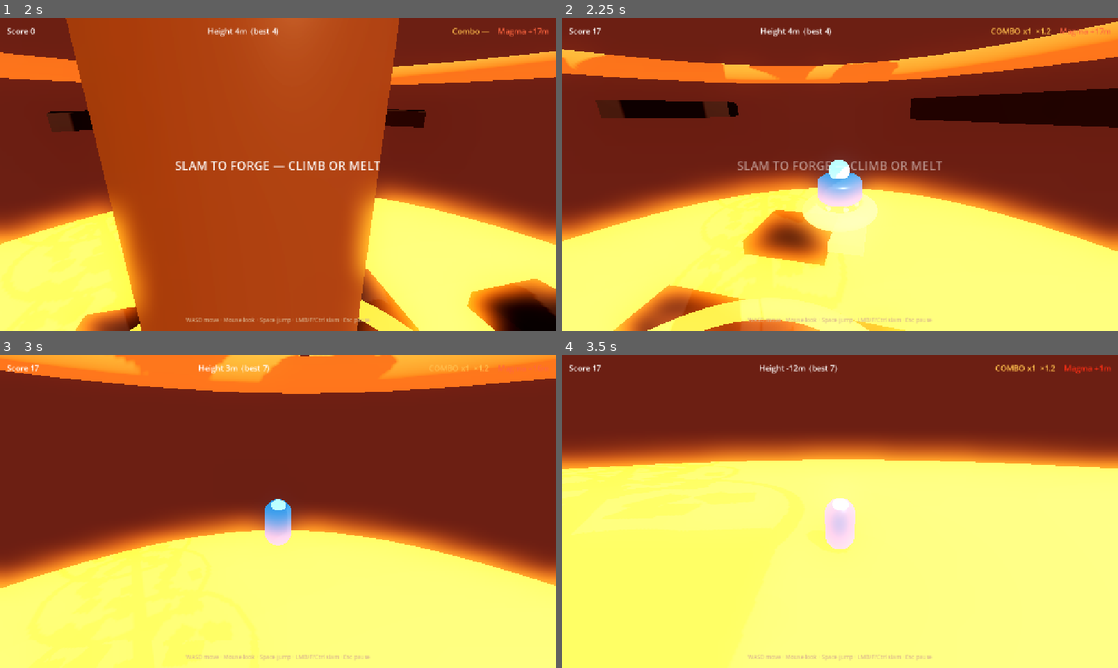
Above: before the commit, frames 1-4 (two rows, left to right).
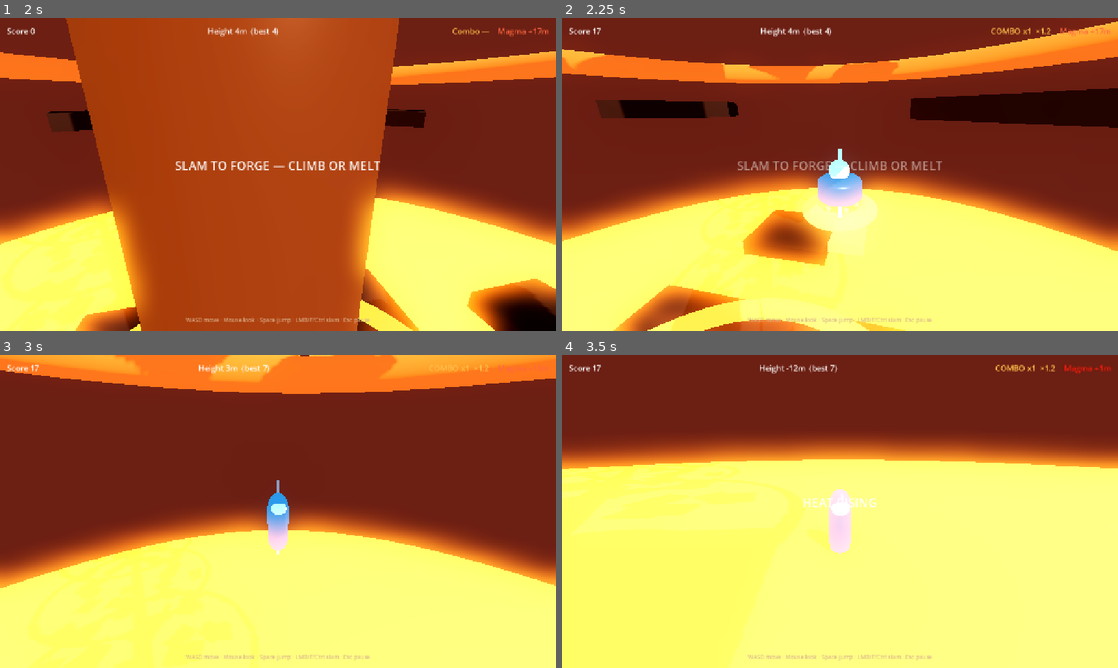
Above: after the commit, the same moments.

Repository: bwritten95-stack/slamforge
Game: Godot game, scene res://scenes/ui/main_menu.tscn
Two runs of this game, one before a commit and one after it. Both use one fixed random seed, a clock stepped at 60 frames per second and the inputs below.
Inputs (mouse positions are in pixels of both pictures, inside the frame that each line leads up to):
- Up to frame 1 (2 s): click "Enter the Forge" at 0.5 s; move the mouse to (305, 174) at 1.27 s; hold W (move_forward) from 1.28 s (still down); click (305, 174) at 1.35 s; tap Space (jump) at 1.52 s
- Up to frame 2 (2.25 s): keep holding W (move_forward); move the mouse to (812, 174) at 2.02 s; click (812, 174) at 2.1 s
- Up to frame 3 (3 s): keep holding W (move_forward); tap Space (jump) at 2.27 s; move the mouse to (289, 505) at 2.77 s; click (289, 505) at 2.85 s
- Up to frame 4 (3.5 s): keep holding W (move_forward)

Frame 1 is identical in both runs. In frame 2, less than 0.1% of the frame differs, in the area x 48-52%, y 41-64%; in frame 3, 0.3%; in frame 4, 0.5%, in the area x 43-57%, y 42-64%.

Commit message:
Ship v0.2: web export, forge juice, lose-cap
Web preset + HTTP smoke, forge pad lights, slam streak, combo/heat HUD
pulse, and --lose-cap for result media. Ready for tagged release.

Diff:
--- a/scripts/arena/arena.gd
+++ b/scripts/arena/arena.gd
@@ -29,7 +29,10 @@
 	_style_magma()
 	_spawn_player()
 	_beacon.body_entered.connect(_on_beacon)
-	if "--autoplay" in OS.get_cmdline_user_args() or "--ship-test" in OS.get_cmdline_user_args():
+	var args := OS.get_cmdline_user_args()
+	if "--lose-cap" in args:
+		add_child(preload("res://scripts/systems/lose_cap.gd").new())
+	elif "--autoplay" in args or "--ship-test" in args:
 		add_child(preload("res://scripts/systems/ship_test.gd").new())
 
 func _spawn_player() -> void:
--- a/scripts/arena/forge_pad.gd
+++ b/scripts/arena/forge_pad.gd
@@ -21,9 +21,16 @@
 	var shape := BoxShape3D.new()
 	shape.size = Vector3(size, 0.35, size)
 	_col.shape = shape
+	var light := OmniLight3D.new()
+	light.light_color = Color(1.0, 0.45, 0.15, 1)
+	light.light_energy = 2.8
+	light.omni_range = size * 2.2
+	light.position = Vector3(0.0, 0.6, 0.0)
+	add_child(light)
 	scale = Vector3(0.2, 0.2, 0.2)
 	var tw := create_tween()
 	tw.tween_property(self, "scale", Vector3.ONE, 0.12).set_trans(Tween.TRANS_BACK).set_ease(Tween.EASE_OUT)
+	tw.parallel().tween_property(light, "light_energy", 0.6, 0.45)
 
 func _process(delta: float) -> void:
 	_life -= delta
--- a/scripts/player/player.gd
+++ b/scripts/player/player.gd
@@ -122,6 +122,10 @@
 			velocity.x *= 0.35
 			velocity.z *= 0.35
 		_camera.fov = _base_fov + 14.0
+		_spawn_slam_streak()
+
+	if _slamming:
+		_mesh.scale = _mesh.scale.lerp(Vector3(0.75, 1.35, 0.75), 0.2)
 
 	move_and_slide()
 
@@ -160,6 +164,25 @@
 	var tw := create_tween()
 	tw.tween_property(_mesh, "scale", Vector3.ONE, 0.18).set_trans(Tween.TRANS_BACK)
 	_spawn_slam_burst()
+
+func _spawn_slam_streak() -> void:
+	var streak := MeshInstance3D.new()
+	var box := BoxMesh.new()
+	box.size = Vector3(0.15, 1.4, 0.15)
+	streak.mesh = box
+	streak.position = Vector3(0.0, 0.9, 0.0)
+	var mat := StandardMaterial3D.new()
+	mat.albedo_color = Color(0.4, 0.75, 1.0, 0.7)
+	mat.emission_enabled = true
+	mat.emission = Color(0.3, 0.7, 1.0, 1)
+	mat.emission_energy_multiplier = 3.0
+	mat.transparency = BaseMaterial3D.TRANSPARENCY_ALPHA
+	streak.material_override = mat
+	add_child(streak)
+	var tw := create_tween()
+	tw.tween_property(streak, "scale", Vector3(0.2, 2.2, 0.2), 0.18)
+	tw.parallel().tween_property(mat, "albedo_color:a", 0.0, 0.18)
+	tw.tween_callback(streak.queue_free)
 
 func _spawn_slam_burst() -> void:
 	var burst := MeshInstance3D.new()
--- /dev/null
+++ b/scripts/systems/lose_cap.gd
@@ -0,0 +1,13 @@
+extends Node
+## --lose-cap: force a magma death for result screenshot.
+
+func _ready() -> void:
+	print("LOSE_CAP: start")
+	process_mode = Node.PROCESS_MODE_ALWAYS
+	await get_tree().create_timer(1.0).timeout
+	var p := get_tree().get_first_node_in_group("player")
+	if p and p.has_method("kill"):
+		(p as SlamPlayer).kill("magma")
+	await get_tree().create_timer(2.0).timeout
+	print("LOSE_CAP: timeout")
+	get_tree().quit(0)
--- a/scripts/ui/hud.gd
+++ b/scripts/ui/hud.gd
@@ -11,6 +11,11 @@
 	EventBus.score_changed.connect(func(s: int) -> void: _score.text = "Score %d" % s)
 	EventBus.combo_changed.connect(func(c: int, m: float) -> void:
 		_combo.text = ("COMBO x%d  ×%.1f" % [c, m]) if c > 0 else "Combo —"
+		if c > 0:
+			_combo.pivot_offset = _combo.size * 0.5
+			_combo.scale = Vector2(1.22, 1.22)
+			var tw := create_tween()
+			tw.tween_property(_combo, "scale", Vector2.ONE, 0.18).set_trans(Tween.TRANS_BACK)
 	)
 	EventBus.height_changed.connect(func(h: float, b: float) -> void:
 		_height.text = "Height %.0fm  (best %.0f)" % [h, b]
@@ -18,7 +23,14 @@
 	EventBus.magma_level.connect(func(y: float) -> void:
 		var gap := RunState.height - y
 		_magma.text = "Magma +%.0fm" % maxf(gap, 0.0)
-		_magma.modulate = Color(1, 0.45, 0.3, 1) if gap < 8.0 else Color(1, 1, 1, 1)
+		if gap < 5.0:
+			_magma.modulate = Color(1, 0.25, 0.15, 1)
+			if gap < 3.0 and _banner.modulate.a < 0.2:
+				_flash("HEAT RISING")
+		elif gap < 8.0:
+			_magma.modulate = Color(1, 0.45, 0.3, 1)
+		else:
+			_magma.modulate = Color(1, 1, 1, 1)
 	)
 	EventBus.slammed.connect(func(_p: Vector3, c: int) -> void:
 		if c >= 3:
--- a/scripts/ui/main_menu.gd
+++ b/scripts/ui/main_menu.gd
@@ -37,9 +37,10 @@
 	tw.tween_property(_title, "modulate", Color(1.0, 0.7, 0.35, 1), 1.4)
 	tw.tween_property(_title, "modulate", Color(1.0, 0.45, 0.2, 1), 1.4)
 	var args := OS.get_cmdline_user_args()
-	if "--autoplay" in args or "--ship-test" in args:
+	if "--autoplay" in args or "--ship-test" in args or "--lose-cap" in args:
 		await get_tree().create_timer(0.6).timeout
-		await _cap("sf-menu")
+		if "--ship-test" in args or "--autoplay" in args:
+			await _cap("sf-menu")
 		get_tree().change_scene_to_file("res://scenes/arena/arena.tscn")
 
 func _dress_menu() -> void:
--- a/scripts/ui/result_screen.gd
+++ b/scripts/ui/result_screen.gd
@@ -22,7 +22,7 @@
 		get_tree().change_scene_to_file("res://scenes/ui/main_menu.tscn")
 	)
 	var args := OS.get_cmdline_user_args()
-	if "--autoplay" in args or "--ship-test" in args:
+	if "--autoplay" in args or "--ship-test" in args or "--lose-cap" in args:
 		await get_tree().create_timer(0.5).timeout
 		var tex := get_viewport().get_texture()
 		if tex:
@@ -30,4 +30,4 @@
 			if img:
 				img.save_png("user://sf-result-%s.png" % RunState.outcome)
 				print("RESULT_CAPTURE: ", RunState.outcome)
-		get_tree().quit(0 if won else 1)
+		get_tree().quit(0)
Not shown, changed: export_presets.cfg
Not shown, added: scripts/systems/lose_cap.gd.uid
